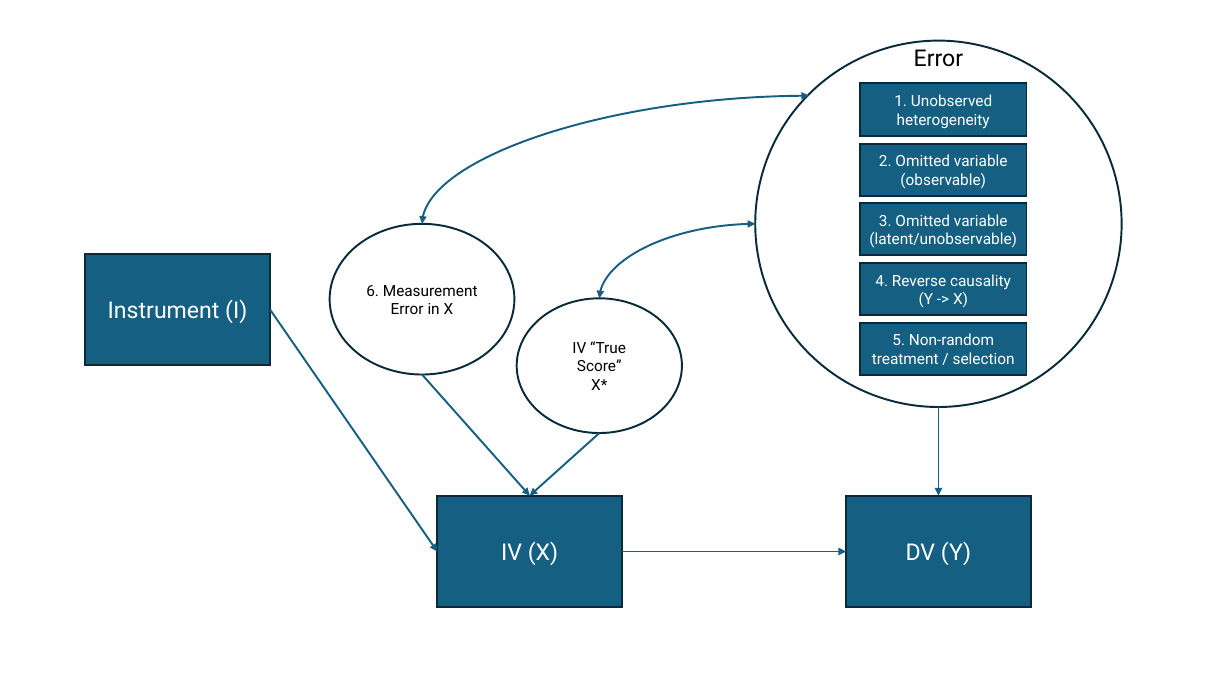
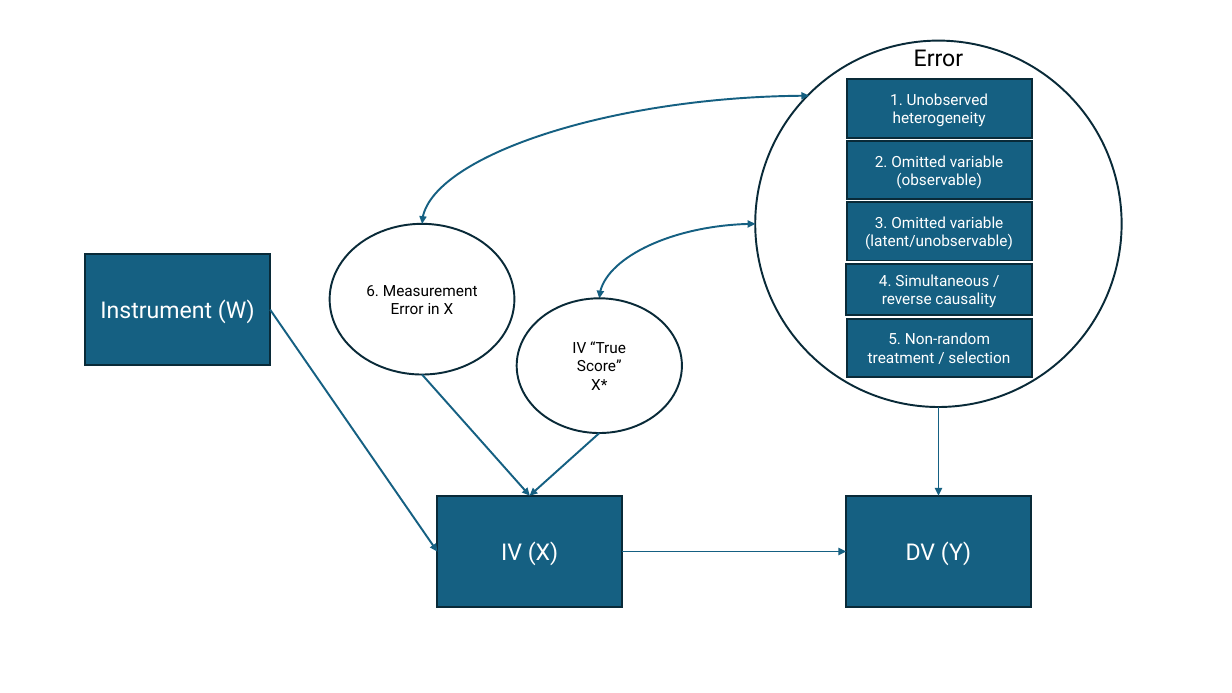
Before and after one commit to brianfox5/ResearchDesign, a slide deck: slide 2 of assets/Slide Backup class 11.pptx. Drawn at 1232x693 pixels with LibreOffice and Linux fonts; fonts in the diff are those of the drawing. Boxes give left, top, right and bottom in pixels: in the first picture for what was removed or moved away, otherwise in the second. Text is boxed around its words. In the diff, an @@ line names an element or a change of style, - is before the commit and + after.

```diff
--- a/assets/Slide Backup class 11.pptx
+++ b/assets/Slide Backup class 11.pptx
@@ rectangle "1. Unobserved heterogeneity": place and size @@
-rectangle "1. Unobserved heterogeneity" at [860,83,1027,136]
+rectangle "1. Unobserved heterogeneity" at [848,79,1032,139]
@@ rectangle "2. Omitted variable": place and size @@
-rectangle "2. Omitted variable" at [860,144,1027,196]
+rectangle "2. Omitted variable" at [848,141,1032,199]
@@ rectangle "3. Omitted variable": place and size @@
-rectangle "3. Omitted variable" at [860,203,1027,256]
+rectangle "3. Omitted variable" at [848,202,1032,261]
@@ rectangle "4. Simultaneous / reverse causality": place and size @@
-rectangle "4. Simultaneous / reverse causality" at [860,263,1027,316]
+rectangle "4. Simultaneous / reverse causality" at [847,264,1033,316]
@@ text in rectangle at [100,299,255,323]: text changed @@
-Instrument (I)
+Instrument (W)
@@ text in rectangle at [879,274,996,308]: text changed @@
-4. Reverse causality
-(Y -> X)
+4. Simultaneous / reverse causality
@@ rectangle "5. Non-random treatment / selection": place and size @@
-rectangle "5. Non-random treatment / selection" at [860,323,1027,375]
+rectangle "5. Non-random treatment / selection" at [848,319,1032,377]
```
Also in this commit, not shown: 1 other slide changed, 25 other files.
